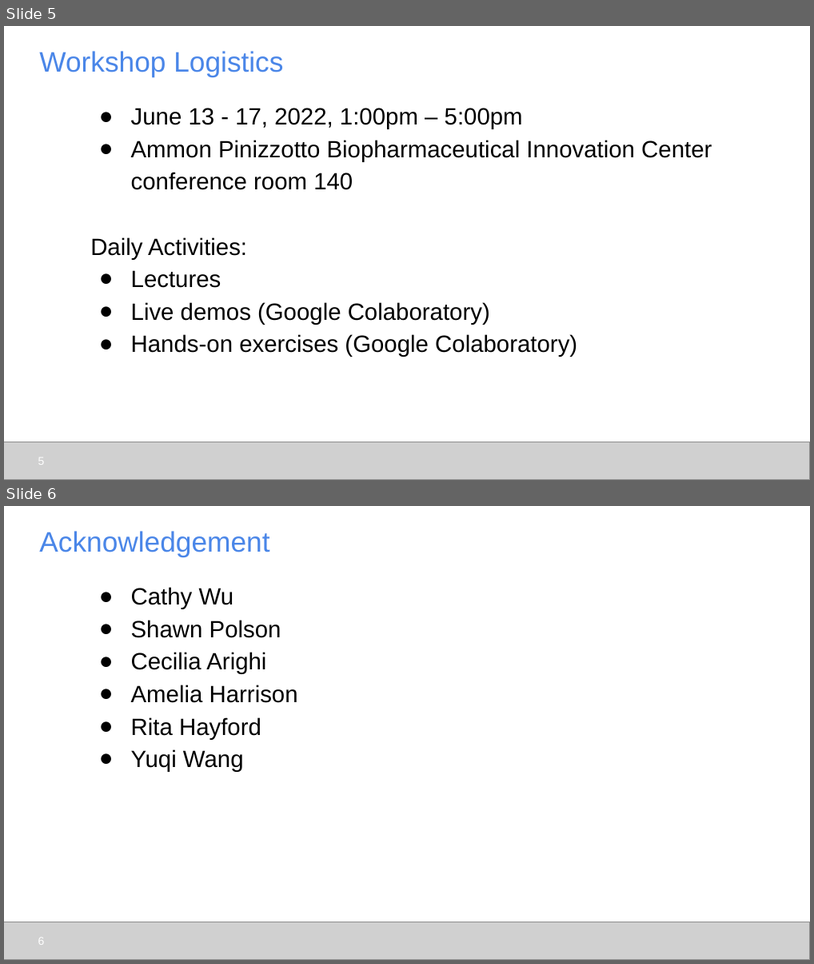
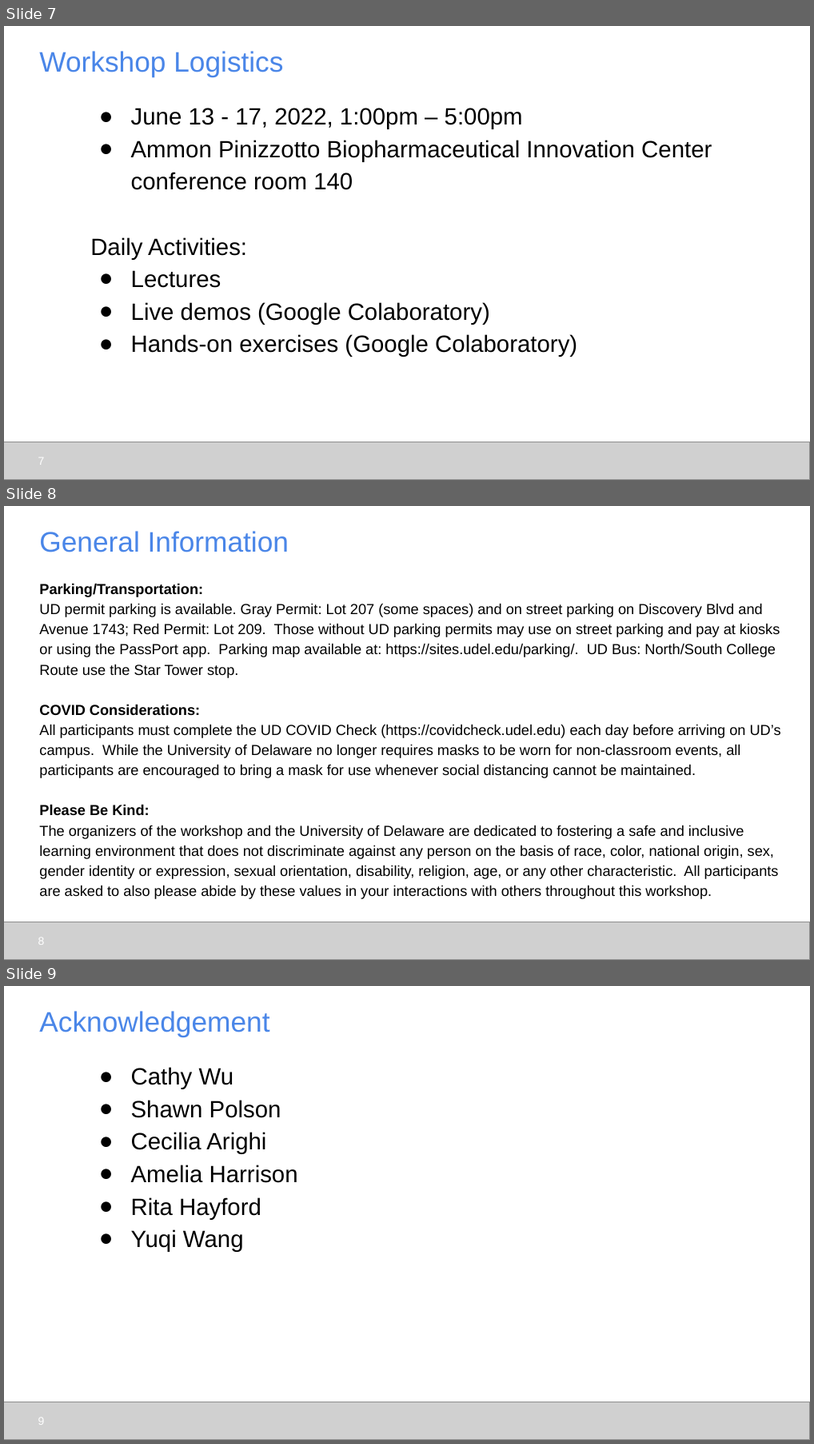
Before and after one commit to udel-cbcb/al_ml_workshop, a slide deck: Day_1/Lectures/Day_1_Introduction_to_Workshop.pptx. Shown one above the other, each under a label of ours: slides 5 and 6 before the commit, slides 7, 8 and 9 after it. The pictures are 814x964 and 814x1444 pixels, drawn with LibreOffice and Linux fonts; fonts in the diff are those of the drawing; grey boxes stand for pictures. Boxes give left, top, right and bottom in pixels: in the first picture for what was removed or moved away, otherwise in the second. Text is boxed around its words. In the diff, an @@ line names an element or a change of style, - is before the commit and + after.

Commit message:
updated intro to workshop slide and README.md

```diff
--- a/Day_1/Lectures/Day_1_Introduction_to_Workshop.pptx
+++ b/Day_1/Lectures/Day_1_Introduction_to_Workshop.pptx
@@ slide 8 added at (4, 506, 810, 960), background #FFFFFF @@
@@ title added at (39, 531, 289, 552), 25.2 pt, text #4A86E8 @@
+General Information
@@ text added at (39, 583, 782, 899), 13 pt, text #000000 @@
+Parking/Transportation:
+UD permit parking is available. Gray Permit: Lot 207 (some spaces) and on street parking on Discovery Blvd and Avenue 1743; Red Permit: Lot 209. Those without UD parking permits may use on street parking and pay at kiosks or using the PassPort app. Parking map available at: https://sites.udel.edu/parking/. UD Bus: North/South College Route use the Star Tower stop.
+COVID Considerations:
+All participants must complete the UD COVID Check (https://covidcheck.udel.edu) each day before arriving on UD’s campus. While the University of Delaware no longer requires masks to be worn for non-classroom events, all participants are encouraged to bring a mask for use whenever social distancing cannot be maintained.
+Please Be Kind:
+The organizers of the workshop and the University of Delaware are dedicated to fostering a safe and inclusive learning environment that does not discriminate against any person on the basis of race, color, national origin, sex, gender identity or expression, sexual orientation, disability, religion, age, or any other characteristic. All participants are asked to also please abide by these values in your interactions with others throughout this workshop.
@@ picture added at (4, 921, 810, 959) @@
@@ page number added at (38, 937, 45, 944), 10 pt, text #FFFFFF @@
+8
@@ what was slide 5 is now slide 7 @@
@@ page number at (38, 457, 45, 464): text changed @@
-5
+7
@@ what was slide 6 is now slide 9 @@
```
Also in this commit, not shown: 2 other slides added, 1 other file.
